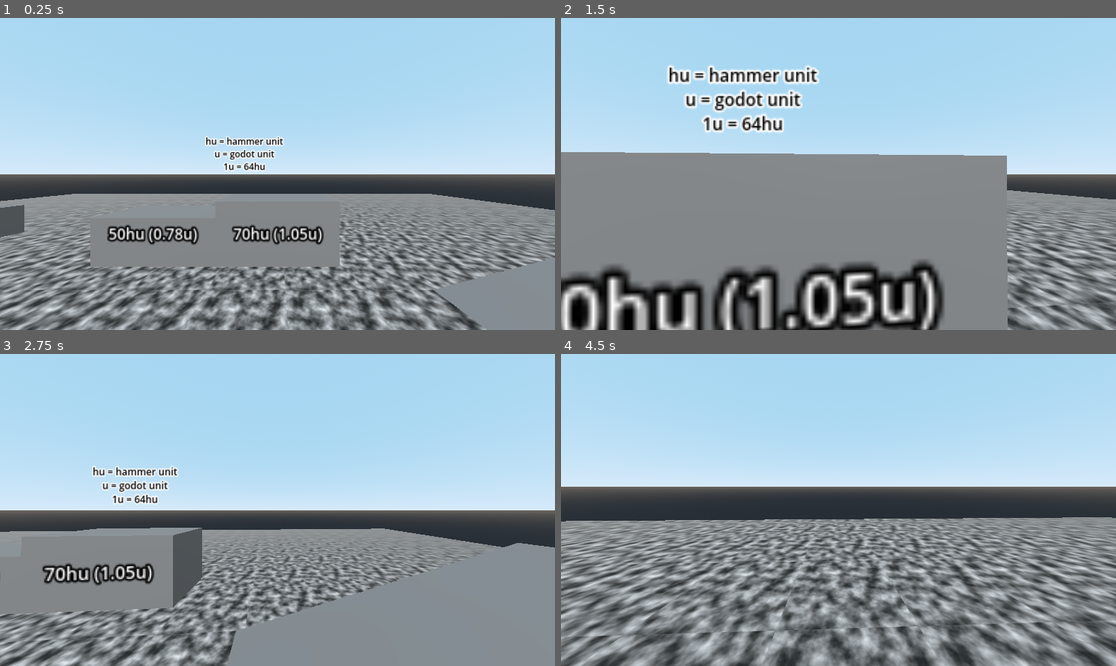
Above: before the commit, frames 1-4 (two rows, left to right).
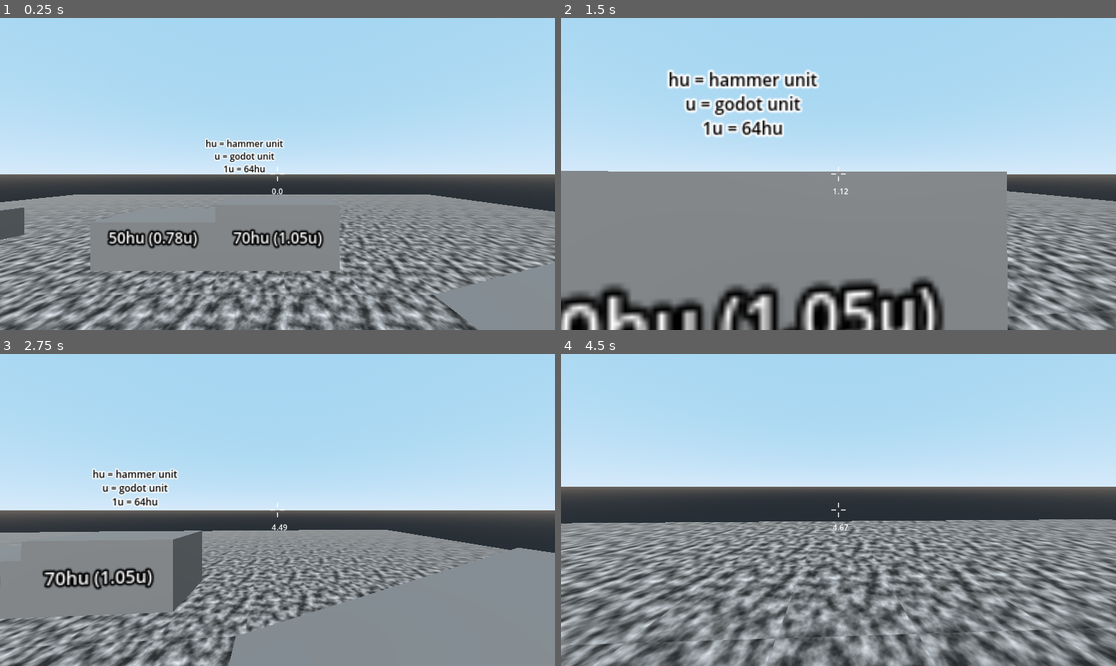
Above: after the commit, the same moments.

Repository: Jack3G/first-person-character
Game: Godot game, scene res://src/test_level.tscn
Two runs of this game, one before a commit and one after it. Both use one fixed random seed, a clock stepped at 60 frames per second and the inputs below.
Inputs (mouse positions are in pixels of both pictures, inside the frame that each line leads up to):
- Up to frame 1 (0.25 s): no input
- Up to frame 2 (1.5 s): move the mouse to (866, 174) at 0.52 s; hold W (move_forward) 0.53-1.28 s; tap ` (capture_mouse) at 0.6 s; tap Space (jump) at 0.77 s; move the mouse to (727, 189) at 1.27 s; hold S (move_back) from 1.28 s (still down); tap Ctrl (crouch) at 1.35 s
- Up to frame 3 (2.75 s): tap Space (jump) at 1.52 s; move the mouse to (333, 441) at 2.02 s; release S (move_back) at 2.03 s; hold D (move_right) from 2.03 s (still down); tap ` (capture_mouse) at 2.1 s
- Up to frame 4 (4.5 s): move the mouse to (832, 516) at 2.77 s; release D (move_right) at 2.78 s; hold W (move_forward) 2.78-4.28 s; tap Ctrl (crouch) at 2.85, 4.35 s; tap Space (jump) at 3.02, 3.77 s; move the mouse to (877, 513) at 3.52 s; tap ` (capture_mouse) at 3.6 s; move the mouse to (672, 463) at 4.27 s; hold A (move_left) from 4.28 s (still down)

The runs differ from the first frame. In frame 1, 18% of the frame differs, in the area x 0-100%, y 37-100%; in frame 2, 21%; in frame 3, 12%; in frame 4, 29%, in the area x 0-100%, y 47-100%.

Commit message:
add a hud with a speed label

Diff:
--- a/project.godot
+++ b/project.godot
@@ -58,7 +58,8 @@
 }
 crouch={
 "deadzone": 0.5,
-"events": [Object(InputEventKey,"resource_local_to_scene":false,"resource_name":"","device":0,"window_id":0,"alt_pressed":false,"shift_pressed":false,"ctrl_pressed":false,"meta_pressed":false,"pressed":false,"keycode":0,"physical_keycode":4194326,"key_label":0,"unicode":0,"echo":false,"script":null)
+"events": [Object(InputEventKey,"resource_local_to_scene":false,"resource_name":"","device":-1,"window_id":0,"alt_pressed":false,"shift_pressed":false,"ctrl_pressed":false,"meta_pressed":false,"pressed":false,"keycode":0,"physical_keycode":4194325,"key_label":0,"unicode":0,"echo":false,"script":null)
+, Object(InputEventKey,"resource_local_to_scene":false,"resource_name":"","device":-1,"window_id":0,"alt_pressed":false,"shift_pressed":false,"ctrl_pressed":false,"meta_pressed":false,"pressed":false,"keycode":0,"physical_keycode":4194326,"key_label":0,"unicode":0,"echo":false,"script":null)
 ]
 }
 
--- a/src/player/player.gd
+++ b/src/player/player.gd
@@ -46,6 +46,9 @@
 @onready var hull: CollisionShape3D = $CollisionHull
 @onready var coyote_timer: Timer = $CoyoteTimer
 
+@onready var speed_label_int: Label = %SpeedLabelInt
+@onready var speed_label_fract: Label = %SpeedLabelFract
+
 
 func _on_coyote_timer_timeout() -> void:
 	_coyote_mode = false
@@ -79,7 +82,7 @@
 
 func _ready() -> void:
 	assert(hull.shape is BoxShape3D, "expected a BoxShape3D in the collision hull")
-	set_view_height(68/64)
+	set_view_height(68.0/64.0)
 	Input.mouse_mode = Input.MOUSE_MODE_CAPTURED
 
 	coyote_timer.connect("timeout", Callable(self, "_on_coyote_timer_timeout"))
@@ -107,6 +110,12 @@
 	self.floor_snap_length = snap_distance
 
 
+	var speed: float = snappedf(vel_flat.length(), 0.01)
+	var speed_int_part: float = floorf(speed)
+	speed_label_int.text = str(speed_int_part)
+	speed_label_fract.text = str(floorf((speed - speed_int_part)*100))
+
+
 	# if the floor is too steep use air movement (slide off / surfing)
 	if self.is_on_floor() and self.get_floor_angle() <= self.floor_max_angle:
 		_coyote_mode = true
--- a/src/player/player.tscn
+++ b/src/player/player.tscn
@@ -1,6 +1,7 @@
-[gd_scene load_steps=3 format=3 uid="uid://umhrr8jsc4c3"]
+[gd_scene load_steps=4 format=3 uid="uid://umhrr8jsc4c3"]
 
 [ext_resource type="Script" path="res://src/player/player.gd" id="1"]
+[ext_resource type="Texture2D" uid="uid://dj33klyiixknq" path="res://assets/crosshair.png" id="2_simyu"]
 
 [sub_resource type="BoxShape3D" id="1"]
 size = Vector3(0.766, 1.296, 0.766)
@@ -21,3 +22,83 @@
 [node name="CoyoteTimer" type="Timer" parent="."]
 wait_time = 0.05
 one_shot = true
+
+[node name="CanvasLayer" type="CanvasLayer" parent="."]
+
+[node name="HUD" type="Control" parent="CanvasLayer"]
+layout_mode = 3
+anchors_preset = 15
+anchor_right = 1.0
+anchor_bottom = 1.0
+grow_horizontal = 2
+grow_vertical = 2
+mouse_filter = 2
+
+[node name="Crosshair" type="TextureRect" parent="CanvasLayer/HUD"]
+layout_mode = 1
+anchors_preset = 8
+anchor_left = 0.5
+anchor_top = 0.5
+anchor_right = 0.5
+anchor_bottom = 0.5
+offset_left = -20.0
+offset_top = -20.0
+offset_right = 20.0
+offset_bottom = 20.0
+grow_horizontal = 2
+grow_vertical = 2
+texture = ExtResource("2_simyu")
+expand_mode = 1
+
+[node name="SpeedContainer" type="Control" parent="CanvasLayer/HUD"]
+layout_mode = 1
+anchor_left = 0.5
+anchor_top = 0.5
+anchor_right = 0.5
+anchor_bottom = 0.5
+offset_left = -32.0
+offset_top = 22.0
+offset_right = 32.0
+offset_bottom = 50.0
+grow_horizontal = 2
+grow_vertical = 2
+
+[node name="SpeedLabelInt" type="Label" parent="CanvasLayer/HUD/SpeedContainer"]
+unique_name_in_owner = true
+layout_mode = 1
+anchors_preset = -1
+anchor_right = 0.5
+anchor_bottom = 1.0
+offset_right = -2.0
+grow_horizontal = 0
+grow_vertical = 2
+size_flags_horizontal = 3
+text = "123"
+horizontal_alignment = 2
+vertical_alignment = 1
+
+[node name="Dot" type="Label" parent="CanvasLayer/HUD/SpeedContainer"]
+layout_mode = 1
+anchors_preset = -1
+anchor_left = 0.5
+anchor_right = 0.5
+anchor_bottom = 1.0
+offset_left = -2.5
+offset_right = 2.5
+grow_horizontal = 2
+grow_vertical = 2
+text = "."
+horizontal_alignment = 1
+vertical_alignment = 1
+
+[node name="SpeedLabelFract" type="Label" parent="CanvasLayer/HUD/SpeedContainer"]
+unique_name_in_owner = true
+layout_mode = 1
+anchors_preset = -1
+anchor_left = 0.5
+anchor_right = 1.0
+anchor_bottom = 1.0
+offset_left = 2.0
+grow_vertical = 2
+text = "12"
+vertical_alignment = 1
Binary file added: assets/crosshair.png
Not shown, added: assets/crosshair.png.import
